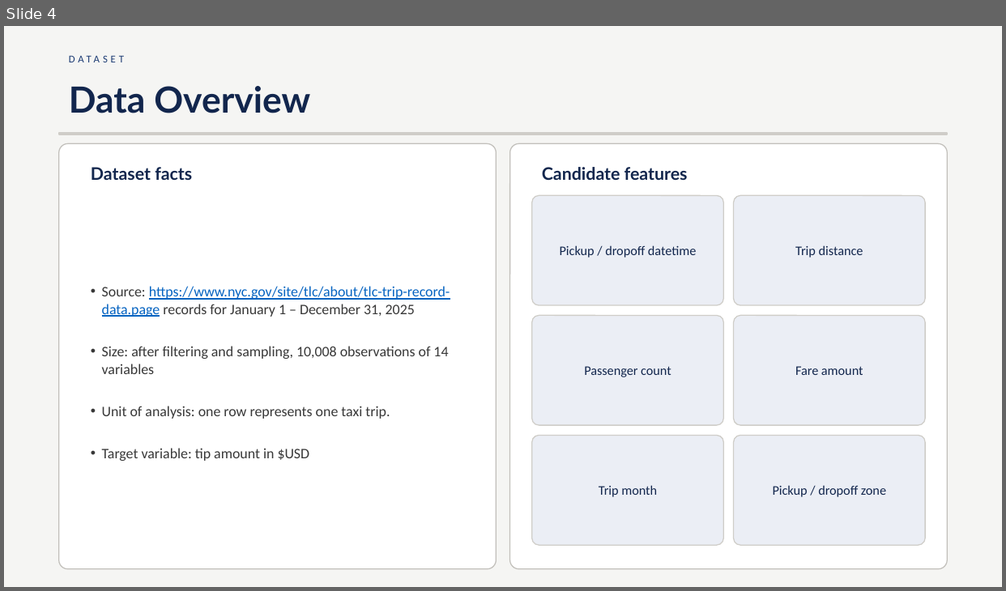
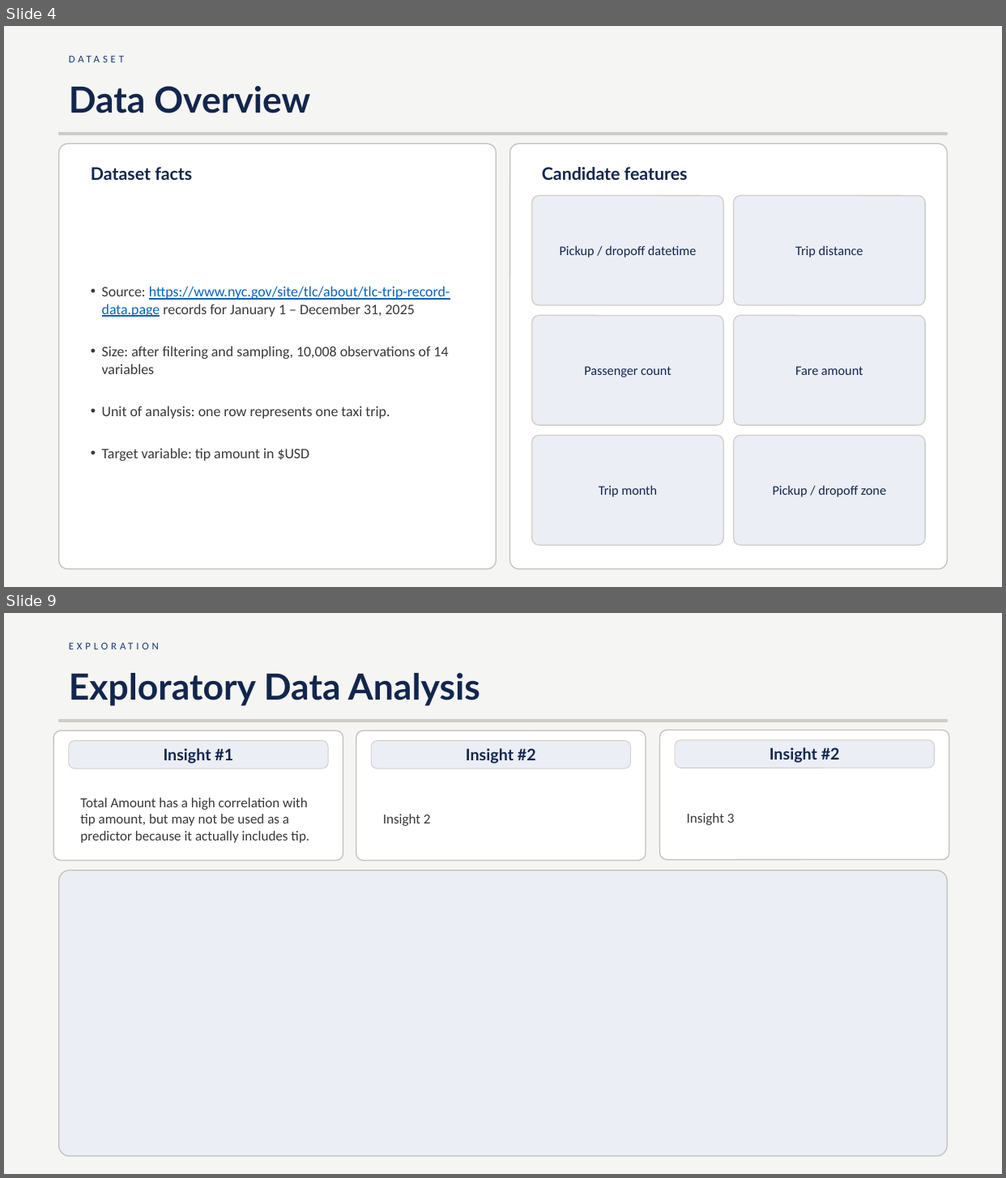
Before and after one commit to Iwestlauer/DDS-Project2, a slide deck: Project Docs/PresentationV1.pptx. Shown one above the other, each under a label of ours: slide 4 before the commit, slides 4 and 9 after it; the slides between them are not shown. The pictures are 1006x591 and 1006x1178 pixels, drawn with LibreOffice and Linux fonts; fonts in the diff are those of the drawing. Boxes give left, top, right and bottom in pixels: in the first picture for what was removed or moved away, otherwise in the second. Text is boxed around its words. In the diff, an @@ line names an element or a change of style, - is before the commit and + after.

```diff
--- a/Project Docs/PresentationV1.pptx
+++ b/Project Docs/PresentationV1.pptx
@@ slide 9 added at box(4, 613, 1002, 1174), background #F5F5F3 @@
@@ text added at box(59, 635, 947, 657), 7.5 pt, text #1C3B73 @@
+EXPLORATION
@@ text added at box(69, 673, 480, 706), 26 pt, text #12264D, bold @@
+Exploratory Data Analysis
@@ rounded rectangle added at box(54, 730, 343, 861), fill #FFFFFF, outline #C2C0BB 0.75 pt @@
@@ rectangle added at box(59, 720, 947, 722), fill #CFCDC8, outline #CFCDC8 1 pt @@
@@ rounded rectangle added at box(356, 730, 646, 861), fill #FFFFFF, outline #C2C0BB 0.75 pt @@
@@ rounded rectangle added at box(659, 730, 949, 859), fill #FFFFFF, outline #C2C0BB 0.75 pt @@
@@ rounded rectangle added at box(69, 741, 328, 769), fill #EBEEF5, outline #CFCDC8 0.5 pt @@
@@ text added at box(164, 748, 233, 764), 11.5 pt, text #12264D, bold @@
+Insight #1
@@ rounded rectangle added at box(371, 741, 631, 769), fill #EBEEF5, outline #CFCDC8 0.5 pt @@
@@ text added at box(466, 748, 536, 764), 11.5 pt, text #12264D, bold @@
+Insight #2
@@ rounded rectangle added at box(675, 739, 934, 768), fill #EBEEF5, outline #CFCDC8 0.5 pt @@
@@ text added at box(769, 747, 840, 763), 11.5 pt, text #12264D, bold @@
+Insight #2
@@ text added at box(80, 798, 309, 843), 10 pt, text #383838 @@
+Total Amount has a high correlation with tip amount, but may not be used as a predictor because it actually includes tip.
@@ text added at box(383, 814, 431, 826), 10 pt, text #383838 @@
+Insight 2
@@ text added at box(687, 813, 735, 825), 10 pt, text #383838 @@
+Insight 3
@@ rounded rectangle added at box(59, 871, 947, 1157), fill #EBEEF5, outline #C2C0BB 0.75 pt @@
```
Also in this commit, not shown: 6 slides changed, 4 other slides added, 1 slide removed, 5 other files.
